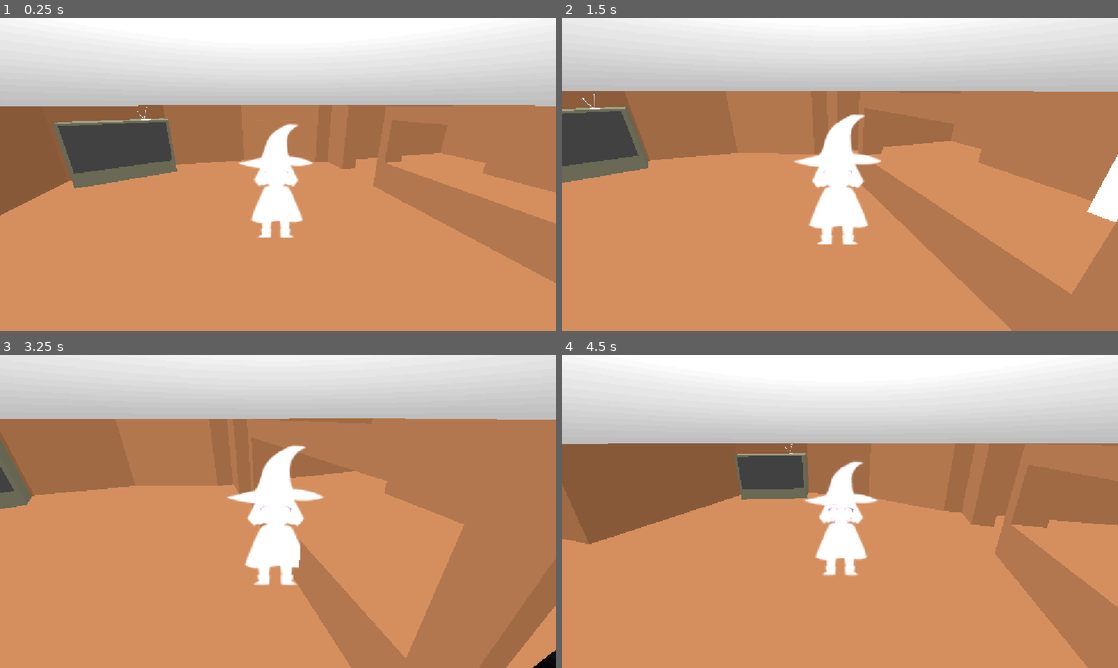
Above: before the commit, frames 1-4 (two rows, left to right).
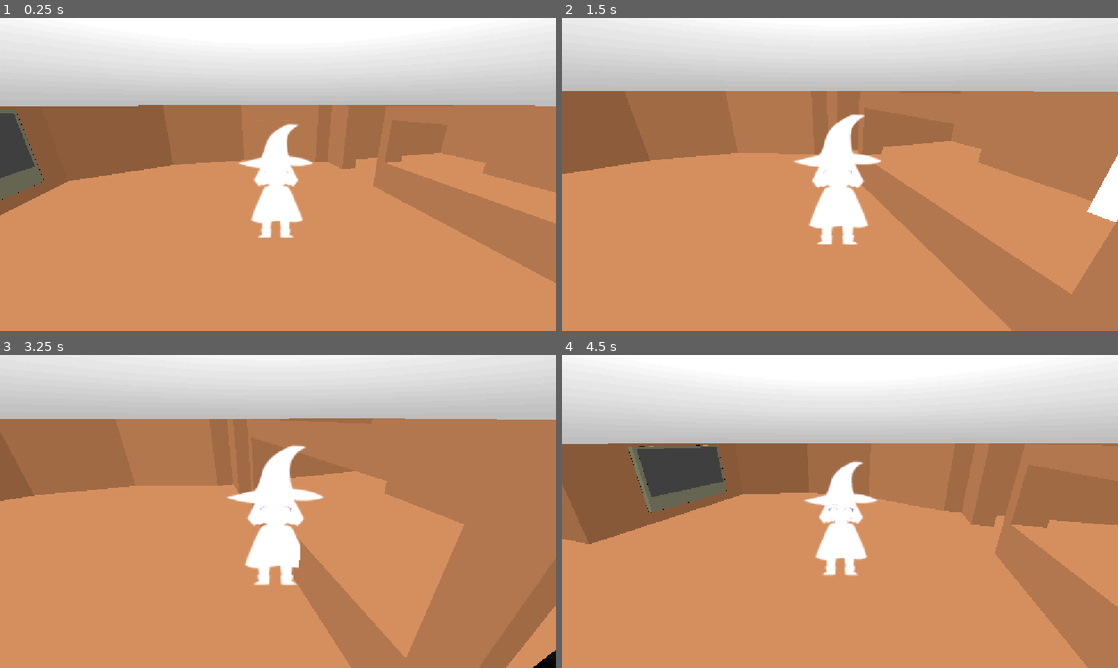
Above: after the commit, the same moments.

Repository: csk2q/OneRoom-Team3
Game: Godot game, scene res://Scenes/Apartment.tscn
The game is run twice, just before and just after one commit, with the same random seed, the same clock (stepped at 60 frames per second) and the same inputs. The engine's default icon, where the game draws it, is replaced by a stand-in: a white triangle on a blue panel in a dark square.
Inputs:
- Up to frame 1 (0.25 s): no input
- Up to frame 2 (1.5 s): tap Enter (ui_accept) at 0.5, 0.77 s; hold D (move_right) 0.53-1.28 s; tap E (interact) at 0.6, 1.35 s; hold S (move_down) from 1.28 s (still down)
- Up to frame 3 (3.25 s): tap Enter (ui_accept) at 1.52, 2.75, 3.02 s; release S (move_down) at 2.03 s; hold D (move_right) 2.03-2.78 s; tap E (interact) at 2.1, 2.85 s; hold W (move_up) from 2.78 s (still down)
- Up to frame 4 (4.5 s): release W (move_up) at 3.53 s; hold A (move_left) from 3.53 s (still down); tap E (interact) at 3.6, 4.35 s; tap Enter (ui_accept) at 3.77 s

The runs differ from the first frame. In frame 1, 5.3% of the frame differs, in the area x 0-32%, y 28-59%; in frame 2, 3.1%; in frame 3, 0.7%; in frame 4, 4.7%.
Error before the commit: Parse Error: The "export" keyword was removed in Godot 4. Use an export annotation ("@export", "@export_range", etc.) instead. (res://Scripts/tv.gd:2)

Commit message:
Migrated Interaction stuff into proper space. Generalized TV script

Diff:
--- a/one-party-2-save/Assets/3DModels (glbs)/Materials/box_material.tres
+++ b/one-party-2-save/Assets/3DModels (glbs)/Materials/box_material.tres
@@ -1,4 +1,19 @@
 [gd_resource type="StandardMaterial3D" format=3 uid="uid://dgqrqewrivown"]
 
+[sub_resource type="StandardMaterial3D" id="StandardMaterial3D_r7xdv"]
+render_priority = 1
+transparency = 1
+shading_mode = 0
+albedo_color = Color(0, 0, 0, 1)
+grow = true
+grow_amount = 0.01
+stencil_mode = 3
+stencil_flags = 1
+stencil_compare = 5
+metadata/_stencil_owned = true
+
 [resource]
+next_pass = SubResource("StandardMaterial3D_r7xdv")
 albedo_color = Color(0.27058825, 0.27058825, 0.2, 1)
+stencil_mode = 1
+stencil_flags = 2
--- a/one-party-2-save/Scenes/Apartment.tscn
+++ b/one-party-2-save/Scenes/Apartment.tscn
@@ -9,7 +9,8 @@
 [ext_resource type="Script" uid="uid://c5wx8xc44xc57" path="res://Scripts/fridge.gd" id="7_0urwd"]
 [ext_resource type="PackedScene" uid="uid://b8qljgoo0toeq" path="res://Scenes/Interact.tscn" id="8_0urwd"]
 [ext_resource type="PackedScene" uid="uid://c683y7g72vip8" path="res://Assets/3DModels (glbs)/Television_v4.glb" id="9_a7gwu"]
-[ext_resource type="Script" uid="uid://sexgjsge1ucf" path="res://Scripts/tv.gd" id="10_sij3n"]
+[ext_resource type="Material" uid="uid://dgqrqewrivown" path="res://Assets/3DModels (glbs)/Materials/box_material.tres" id="10_c5n7f"]
+[ext_resource type="Script" uid="uid://sexgjsge1ucf" path="res://Scripts/ObjectInteractor.gd" id="10_sij3n"]
 
 [sub_resource type="Gradient" id="Gradient_shpx8"]
 offsets = PackedFloat32Array(0.2769231, 1)
@@ -79,9 +80,7 @@
 stencil_outline_thickness = 0.0
 
 [sub_resource type="BoxShape3D" id="BoxShape3D_w4rxb"]
-size = Vector3(2.03175, 3.268, 2.1869483)
-
-[sub_resource type="BoxMesh" id="BoxMesh_g4v7s"]
+size = Vector3(2.03175, 5.249112, 2.1869483)
 
 [node name="Apartment" type="Node3D" unique_id=796389692]
 
@@ -140,28 +139,41 @@
 [node name="AudioStreamPlayer3D" type="AudioStreamPlayer3D" parent="Fridge" unique_id=1560689090]
 
 [node name="Television_v4" parent="." unique_id=1049632088 instance=ExtResource("9_a7gwu")]
-transform = Transform3D(0.288004, 0, -0.7463603, 0, 0.79999983, 0, 0.7463603, 0, 0.288004, -6.974087, 4.7683716e-07, -8.20478)
+transform = Transform3D(0.79999524, 0, -0.0027276725, 0, 0.79999983, 0, 0.0027276725, 0, 0.79999524, -10.53284, 0.63827276, -3.7758837)
 
-[node name="MeshInstance3D" type="MeshInstance3D" parent="Television_v4" unique_id=822357588]
-transform = Transform3D(0.9999998, 0, -5.9604645e-08, 0, 1, 0, 5.9604645e-08, 0, 0.9999998, 0, 0, 0)
-mesh = SubResource("BoxMesh_g4v7s")
+[node name="Box" parent="Television_v4" index="0" unique_id=1517237121]
+surface_material_override/0 = ExtResource("10_c5n7f")
 script = ExtResource("10_sij3n")
+say_str = "Chhhhh (Tv sounds)"
 
-[node name="Interact" parent="Television_v4/MeshInstance3D" unique_id=1937824276 instance=ExtResource("8_0urwd")]
-transform = Transform3D(1, 0, 0, 0, 1, 0, 0, 0, 1, -0.79196835, -0.2914791, 0.017787218)
+[node name="Interact" parent="Television_v4/Box" index="0" unique_id=1937824276 instance=ExtResource("8_0urwd")]
+transform = Transform3D(0.9999998, 0, -5.9604645e-08, 0, 1, 0, 5.9604645e-08, 0, 0.9999998, -0.7919693, -0.2914791, 0.01778698)
 
-[node name="StaticBody3D" type="StaticBody3D" parent="Television_v4/MeshInstance3D" unique_id=1533812007]
+[node name="CollisionShape3D" parent="Television_v4/Box/Interact" index="0" unique_id=1914826002]
+transform = Transform3D(1.0054288, 3.637979e-12, -1.8626451e-09, 0, 0.9813798, 0.030206196, 4.656613e-10, -0.011437656, 2.5917692, 2.1063232, 0.07470322, -0.016408443)
 
-[node name="CollisionShape3D" type="CollisionShape3D" parent="Television_v4/MeshInstance3D/StaticBody3D" unique_id=157856703]
-transform = Transform3D(1, 0, 0, 0, 0.9999321, 0.011653873, 0, -0.011653873, 0.9999321, 0.36035728, 0.49346066, 0.021255016)
+[node name="StaticBody3D" type="StaticBody3D" parent="Television_v4/Box/Interact" unique_id=1533812007]
+transform = Transform3D(1.0000001, 0, -2.3283064e-10, 0, 1, 0, 2.3283064e-10, 0, 1.0000001, 0.7919693, 0.2914791, -0.01778698)
+
+[node name="CollisionShape3D" type="CollisionShape3D" parent="Television_v4/Box/Interact/StaticBody3D" unique_id=157856703]
+transform = Transform3D(1.0056486, -1.0913936e-11, -3.7252903e-09, 0, 0.9806268, 0.030959021, 0, -0.011428878, 2.6563632, 0.36035824, 1.4648268, 0.009933472)
 shape = SubResource("BoxShape3D_w4rxb")
 debug_color = Color(0, 0.6, 0.69803923, 0.8627451)
+
+[node name="Antenna" parent="Television_v4/Box" index="1" unique_id=744113256]
+visible = false
 
 [connection signal="player_click" from="Fridge/Interact" to="Fridge" method="say"]
 [connection signal="player_click_press" from="Fridge/Interact" to="Fridge" method="setColor" binds= [Color(0.76247567, 0.39677578, 0.09194263, 1)]]
 [connection signal="player_click_release" from="Fridge/Interact" to="Fridge" method="setColor" binds= [Color(1, 1, 1, 1)]]
 [connection signal="player_entered" from="Fridge/Interact" to="Fridge" method="set_outline" binds= [true]]
 [connection signal="player_left" from="Fridge/Interact" to="Fridge" method="set_outline" binds= [false]]
+[connection signal="player_click" from="Television_v4/Box/Interact" to="Television_v4/Box" method="say"]
+[connection signal="player_click_press" from="Television_v4/Box/Interact" to="Television_v4/Box" method="setColor" binds= [Color(0.12949139, 0.36538354, 1, 1)]]
+[connection signal="player_click_release" from="Television_v4/Box/Interact" to="Television_v4/Box" method="setColor" binds= [Color(0.27058825, 0.27058825, 0.2, 1)]]
+[connection signal="player_entered" from="Television_v4/Box/Interact" to="Television_v4/Box" method="setOutline" binds= [true]]
+[connection signal="player_left" from="Television_v4/Box/Interact" to="Television_v4/Box" method="setOutline" binds= [false]]
 
 [editable path="Fridge/Interact"]
-[editable path="Television_v4/MeshInstance3D/Interact"]
+[editable path="Television_v4"]
+[editable path="Television_v4/Box/Interact"]
--- a/one-party-2-save/Scripts/tv.gd
+++ b/one-party-2-save/Scripts/ObjectInteractor.gd
@@ -1,5 +1,5 @@
 extends MeshInstance3D
-export say_str
+@export var say_str: String = "placeholder"
 
 # Called when the node enters the scene tree for the first time.
 func _ready():
@@ -11,14 +11,14 @@
 	pass
 
 func say():
-	print("TV: Spooky TV Guy")
+	print(say_str)
 
 func setColor(color: Color):
 	var mat: StandardMaterial3D = get_surface_override_material(0)
 	mat.albedo_color = color
 
 
-func set_outline(on: bool):
+func setOutline(on: bool):
 	var mat: StandardMaterial3D = get_surface_override_material(0)
 	if on:
 		#mat.stencil_mode = BaseMaterial3D.STENCIL_MODE_OUTLINE
--- a/one-party-2-save/Scripts/Player.gd
+++ b/one-party-2-save/Scripts/Player.gd
@@ -26,3 +26,7 @@
 		velocity.z = move_toward(velocity.z, 0, SPEED)
 
 	move_and_slide()
+
+
+func setColor() -> void:
+	pass # Replace with function body.
Renamed: one-party-2-save/Scripts/tv.gd.uid -> one-party-2-save/Scripts/ObjectInteractor.gd.uid
